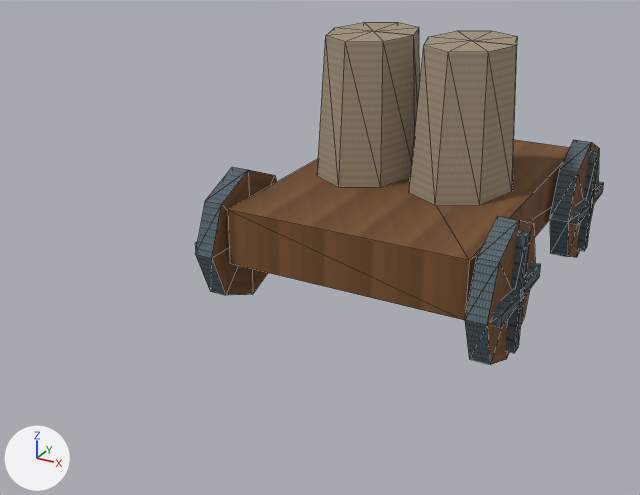
The glTF model app/src/main/assets/3d/field/unit-transport-lod1.glb as it was, and as the next commit left it.
The view is the same before and after, from a 50 mm camera at (0.417, -1.024, 0.52) aimed at (-0.037, -0.199, 0.107). Arrows for +X, +Y and +Z are at lower left; the lights stay in place. The older version comes first. Mesh edges are drawn as thin lines. Vertices at exactly the same position are counted once.
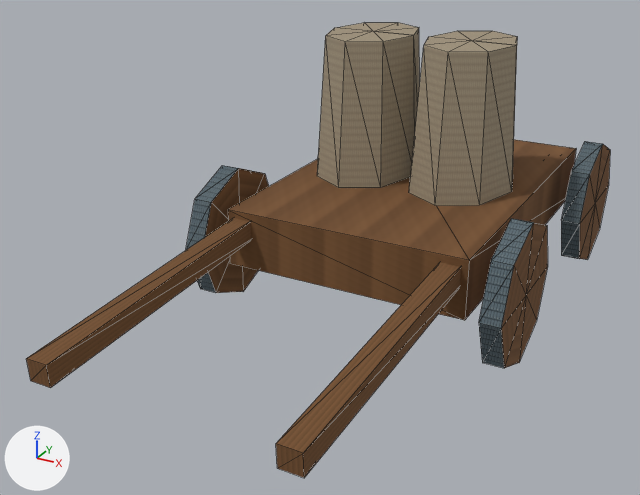
Patch to the scene script:
```diff
--- a/app/src/main/assets/3d/field/unit-transport-lod1.glb.py
+++ b/app/src/main/assets/3d/field/unit-transport-lod1.glb.py
@@ me_mesh_0 @@
 # used by ob_mesh_0; location = (0.0, 0.0, 0.0)
-me_mesh_0.from_pydata(...)  # 182 vertices, 266 faces; spans x -0.192..0.192, y -0.245..0.245, z 0.0..0.32
+me_mesh_0.from_pydata(...)  # 214 vertices, 306 faces; spans x -0.197..0.197, y -0.551..0.245, z 0.0..0.32
+# me_mesh_0 part 1: the loose piece of 18 vertices spanning x -0.182..-0.158, y -0.245..-0.075, z 0.0..0.17 is moved by (-0.015, 0.0, 0.0)
+# me_mesh_0 part 2: the loose piece of 18 vertices spanning x 0.158..0.182, y 0.075..0.245, z 0.0..0.17 is moved by (0.015, 0.0, 0.0)
+# me_mesh_0 part 3: the loose piece of 18 vertices spanning x 0.158..0.182, y -0.245..-0.075, z 0.0..0.17 is moved by (0.015, 0.0, 0.0)
+# me_mesh_0 part 4
+# 8 vertices are added at x -0.142..0.118, y -0.551..-0.199, z 0.088..0.132
+# 8 new vertices lie (0.024, 0.0, 0.0) away from vertices in x -0.142..0.118, y -0.551..-0.199, z 0.088..0.132
+# 20 new faces join them
+# other edits to the shape of me_mesh_0 do not show in these pictures
 me_mesh_0.materials.append(mat_material_0)
```

Where the change shows, as pixel boxes [x1, y1, x2, y2] in the pictures (640 x 495 px; the box of a moved part takes in the faces that stretch with it):
'Mesh_0', reshaped (43% wider, 33% taller): before [195, 23, 604, 365]; after [26, 23, 610, 478]
part 1 of me_mesh_0, moved or reshaped: before [195, 167, 277, 295]; after [186, 165, 269, 293]
part 2 of me_mesh_0, moved or reshaped: before [550, 140, 599, 257]; after [561, 141, 610, 260]
part 3 of me_mesh_0, moved or reshaped: before [465, 216, 535, 365]; after [479, 218, 548, 368]
part 4 of me_mesh_0, added (brown): after [26, 218, 461, 478]
